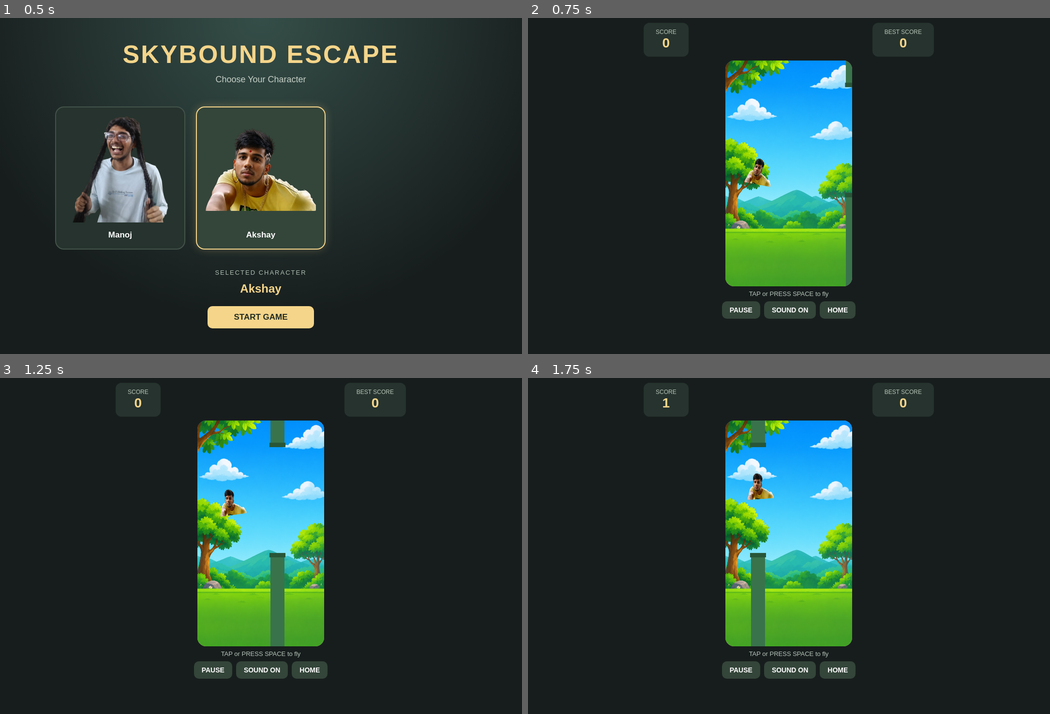
Above: before the commit, frames 1-4 (two rows, left to right).
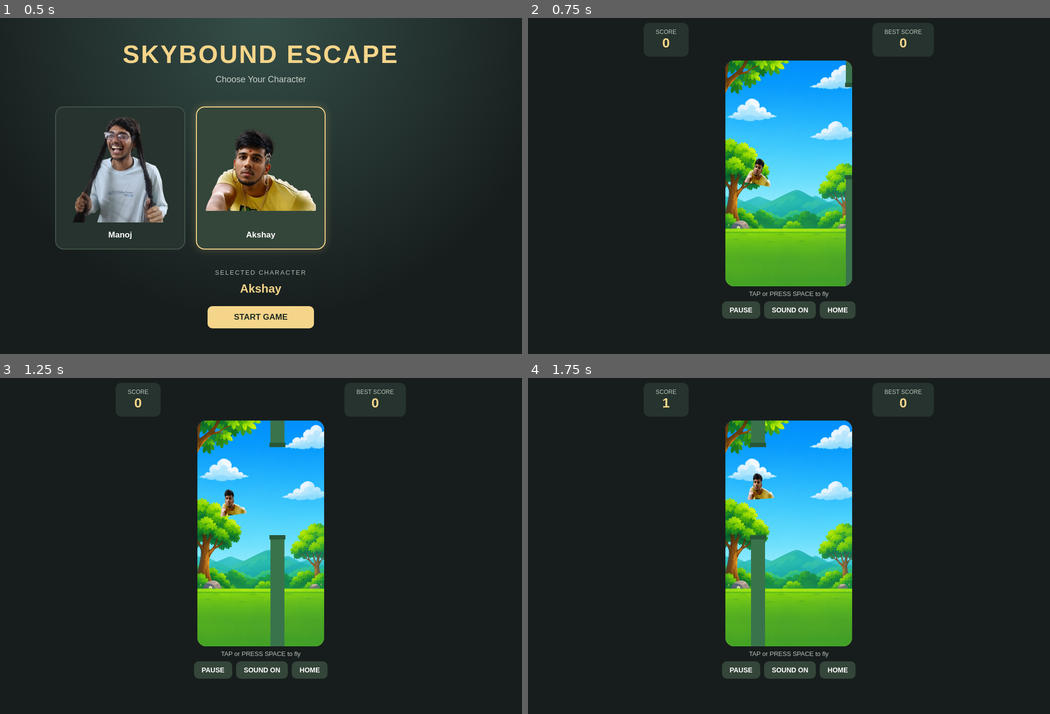
Above: after the commit, the same moments.

Repository: Balarajup987/skybound-escape
Game: browser game, page index.html
The game is run twice, just before and just after one commit, with the same random seed, the same clock (stepped at 60 frames per second) and the same inputs.
Inputs (mouse positions are in pixels of both pictures, inside the frame that each line leads up to):
- Up to frame 1 (0.5 s): click (261, 179) at 0.27 s
- Up to frame 2 (0.75 s): click "START GAME" at 0.52 s
- Up to frame 3 (1.25 s): tap Space at 0.77, 1.1 s
- Up to frame 4 (1.75 s): tap Space at 1.6 s

Frame 1 is identical in both runs. In frame 2, less than 0.1% of the frame differs, in the area x 60-63%, y 46-54%; in frame 3, 0.2%, in the area x 51-55%, y 46-54%; in frame 4, 0.2%.

Commit message:
Reduce pillar gap

Diff:
--- a/js/obstacles.js
+++ b/js/obstacles.js
@@ -2,7 +2,7 @@
 const CANVAS_WIDTH = 720;
 const CANVAS_HEIGHT = 1280;
 
-const GAP_HEIGHT = 600;
+const GAP_HEIGHT = 500;
 const PILLAR_WIDTH = 80;
 const PILLAR_SPEED = 9;
 
